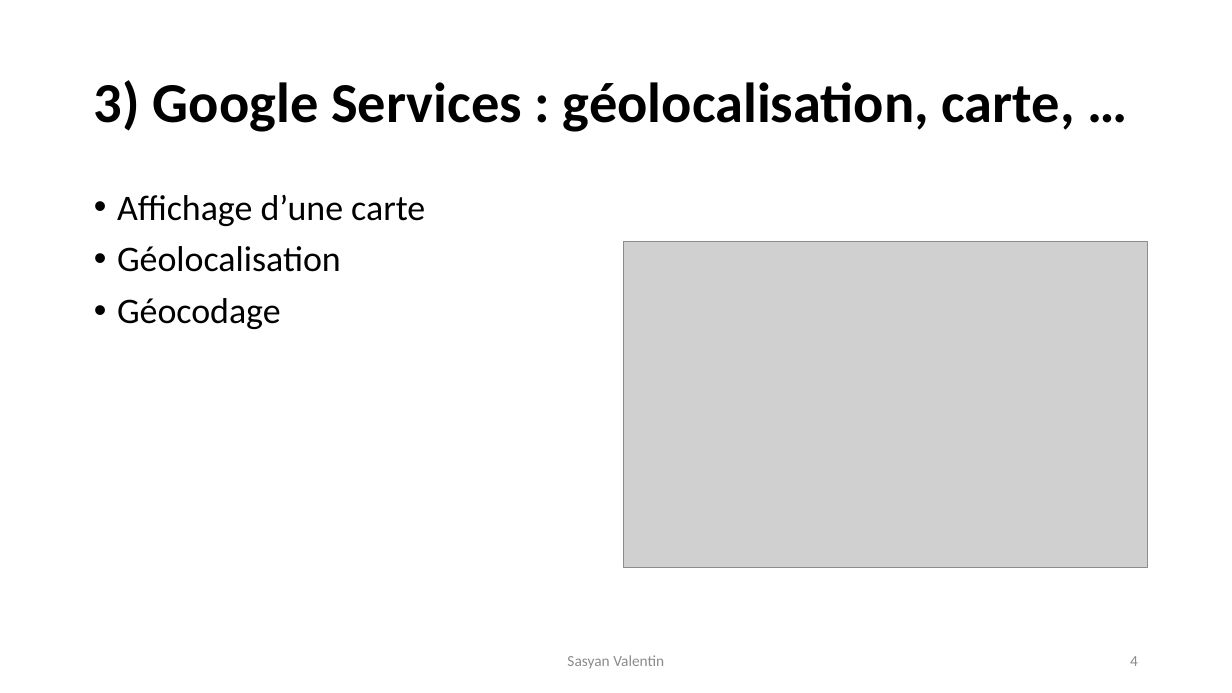
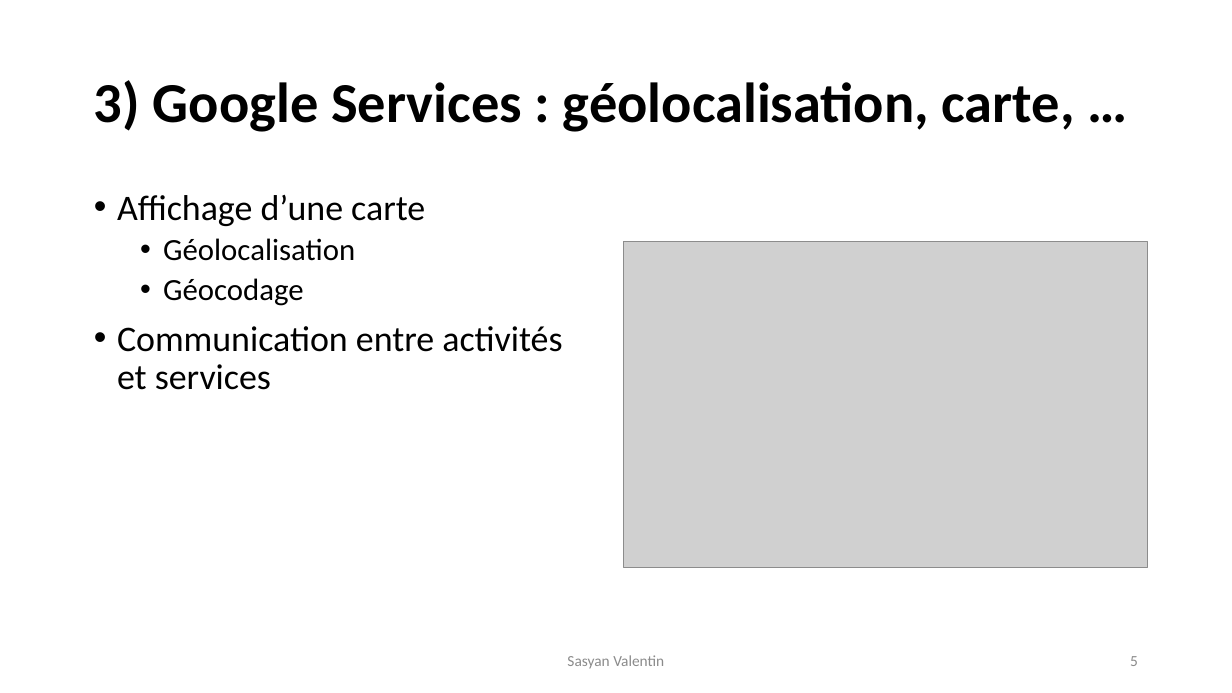
Before and after one commit to VSasyan/AndroidENSG, a slide deck: slide 5 of plan_du_cours.pptx (slide 4 before the commit). Drawn at 1232x693 pixels with LibreOffice and Linux fonts; fonts in the diff are those of the drawing; grey boxes stand for pictures. Boxes give left, top, right and bottom in pixels: in the first picture for what was removed or moved away, otherwise in the second. Text is boxed around its words. In the diff, an @@ line names an element or a change of style, - is before the commit and + after.

```diff
--- a/plan_du_cours.pptx
+++ b/plan_du_cours.pptx
@@ text at [163, 238, 355, 306]: size 28 to 24 pt in "Géolocalisation", "Géocodage"; list level 1 to 2 in "Géolocalisation"; list level 1 to 2 in "Géocodage" @@
@@ text at [117, 326, 562, 390]: paragraph added @@
+• Communication entre activités et services
@@ page number at [1130, 656, 1138, 666]: text changed @@
-4
+5
```
Also in this commit, not shown: 5 other slides changed, 1 slide added, 16 other files.
